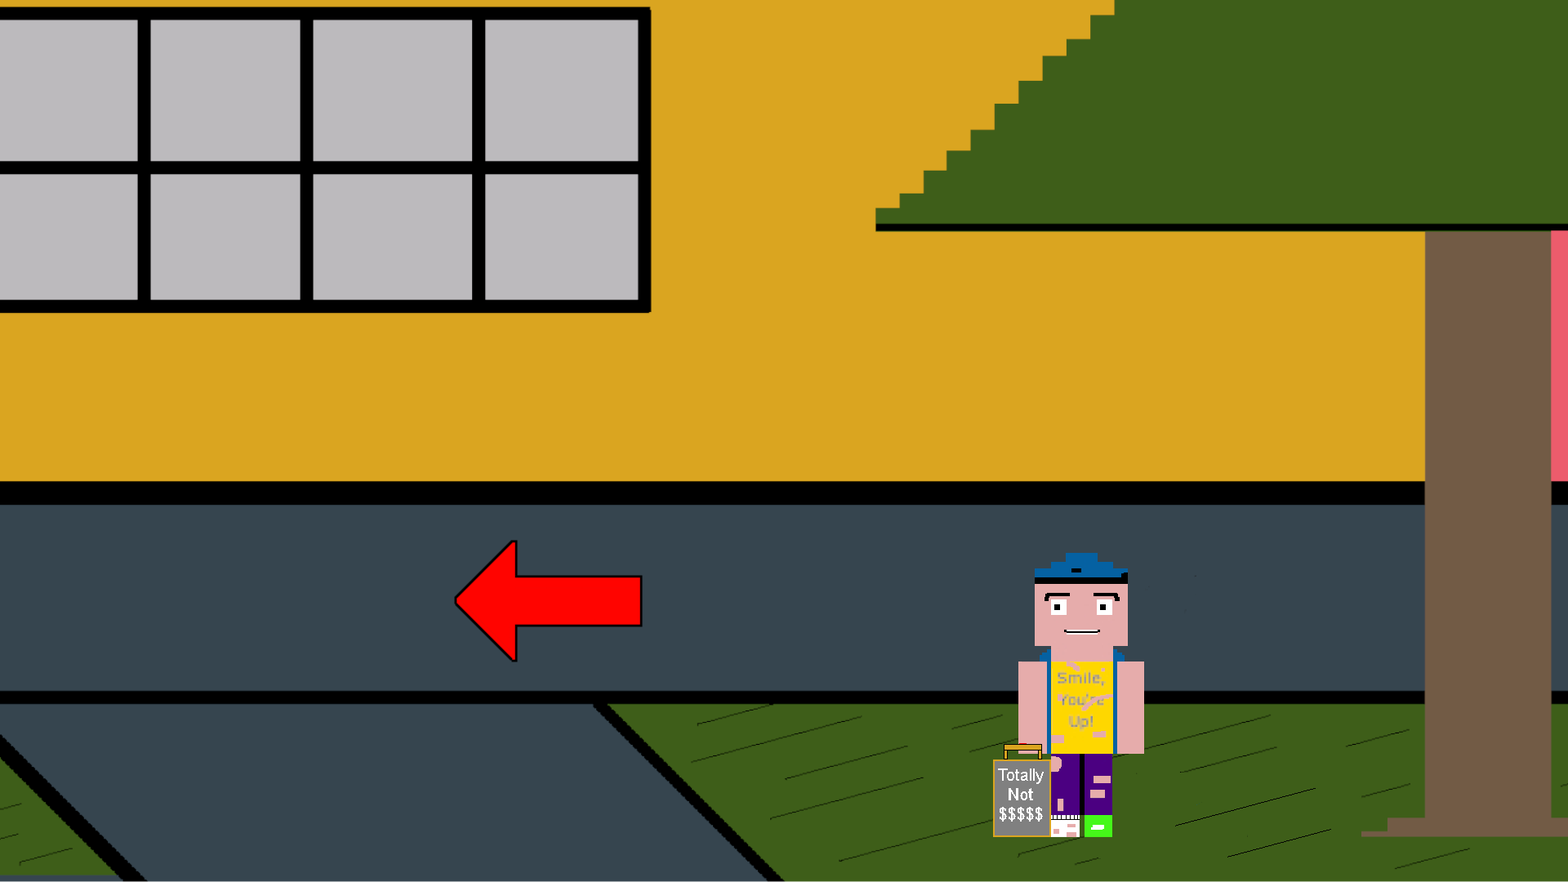
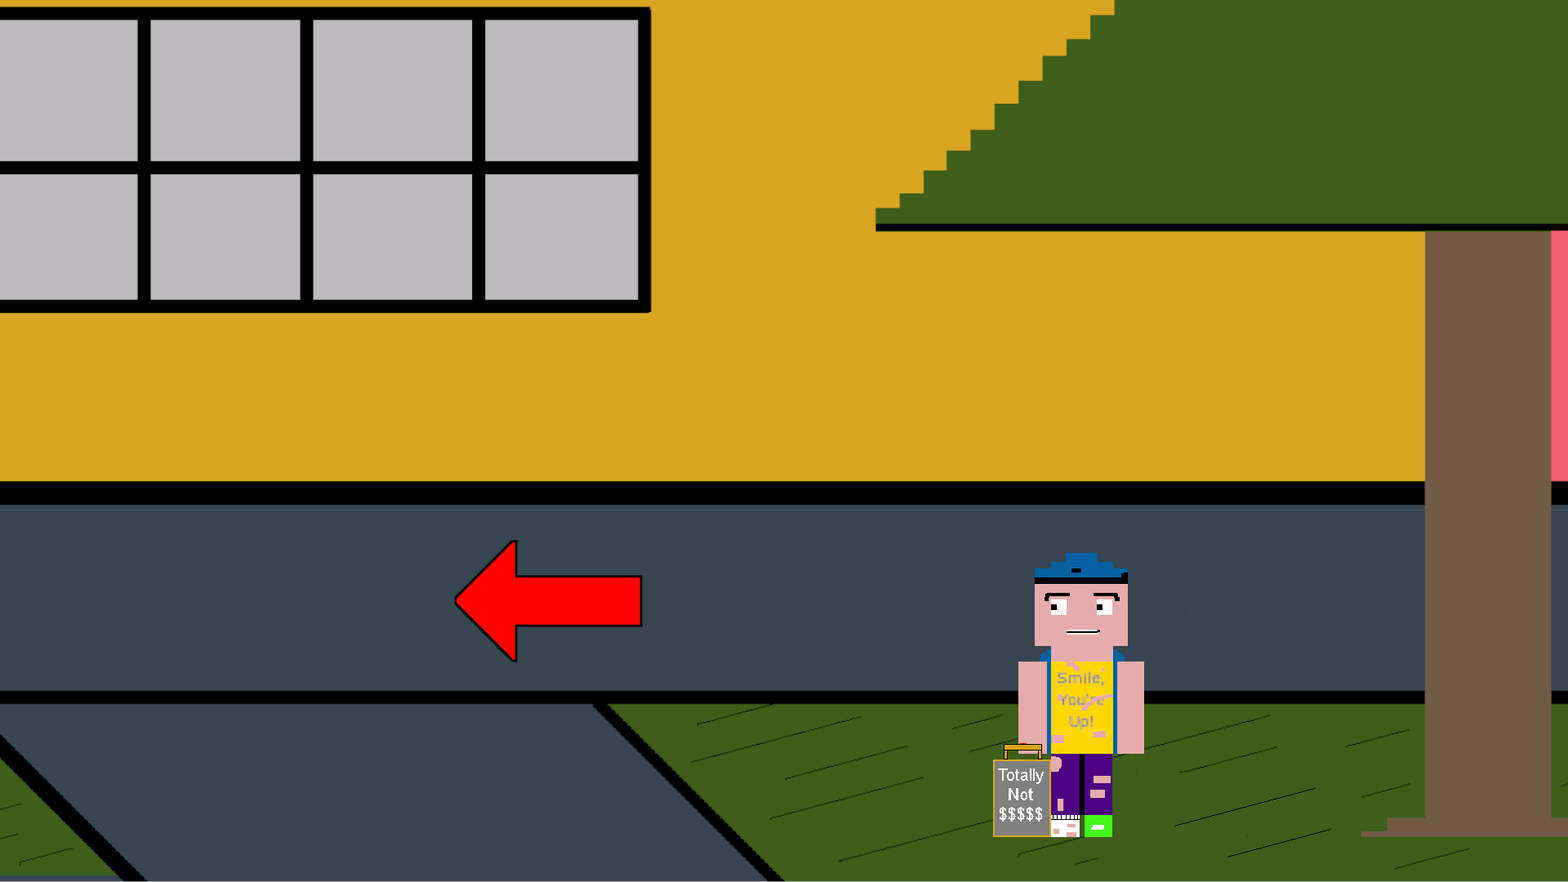
Layered file, before and after one edit (1568x882). Changes by layer:
painted on "player copy #1" over [1051, 604, 1106, 635]